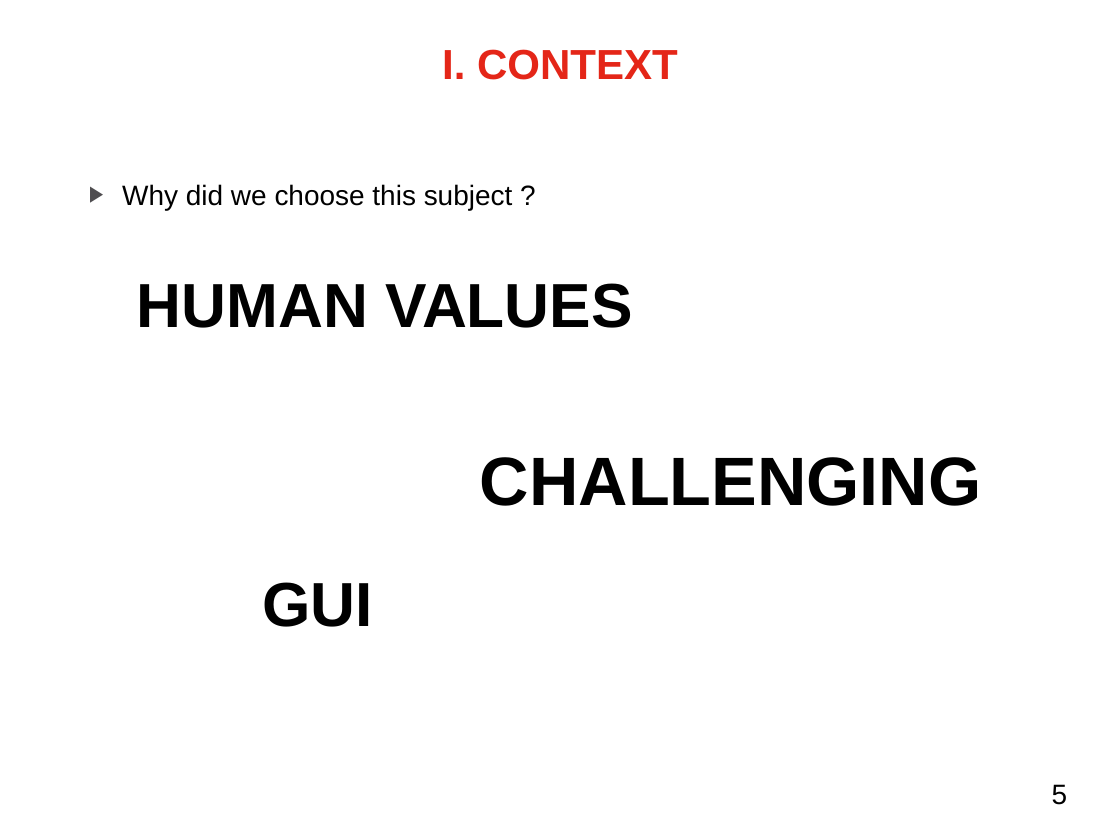
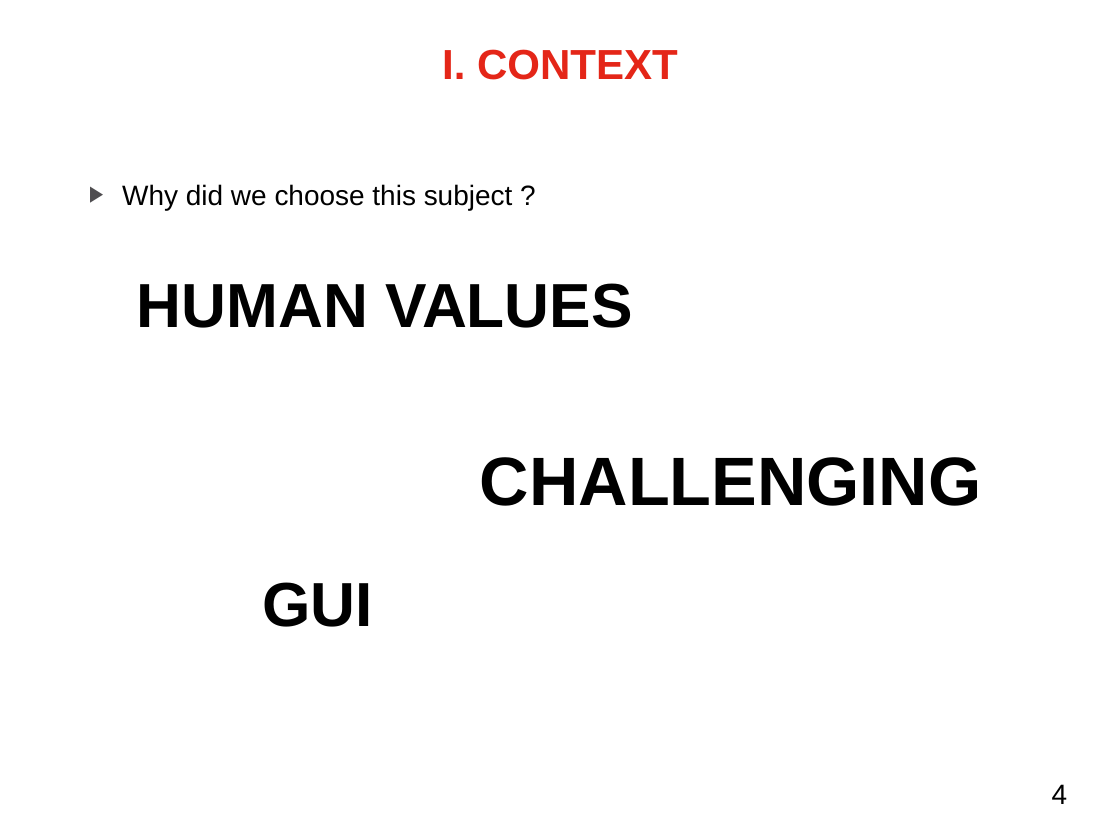
Before and after one commit to mmeven/EP_Domotique_Tablette, a slide deck: slide 4 of Rendu/Diapo_prototype_janvier.pptx (slide 5 before the commit). Drawn at 1120x840 pixels with LibreOffice and Linux fonts; fonts in the diff are those of the drawing; background and template pictures are left out. Boxes give left, top, right and bottom in pixels: in the first picture for what was removed or moved away, otherwise in the second. Text is boxed around its words. In the diff, an @@ line names an element or a change of style, - is before the commit and + after.

```diff
--- a/Rendu/Diapo_prototype_janvier.pptx
+++ b/Rendu/Diapo_prototype_janvier.pptx
@@ text at (1052,784,1068,804): text changed @@
-5
+4
```
Also in this commit, not shown: 12 other slides changed.
